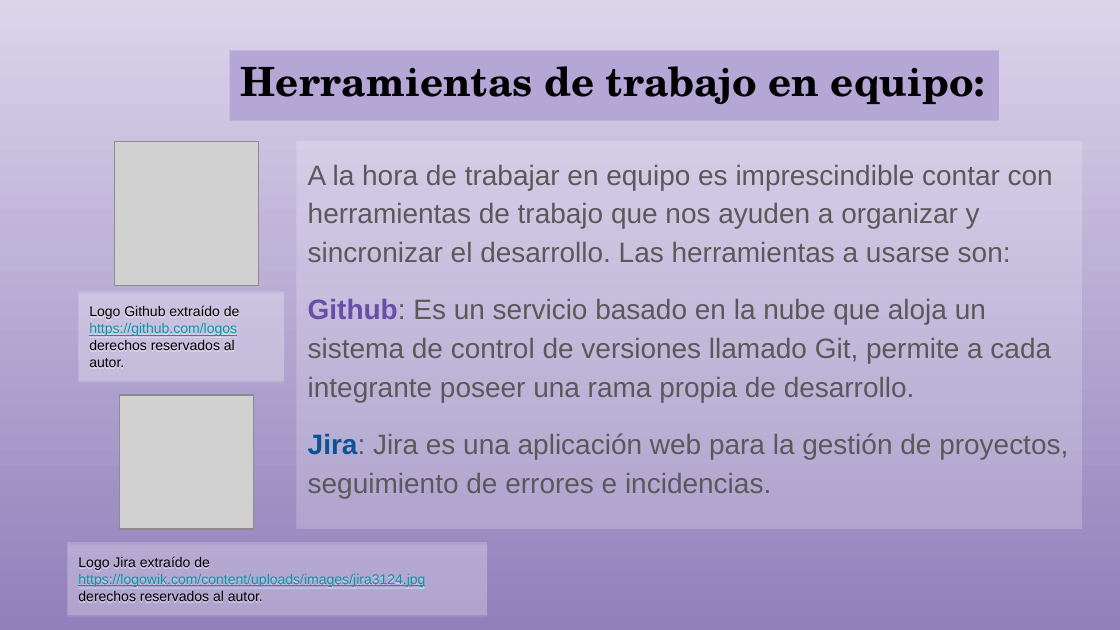
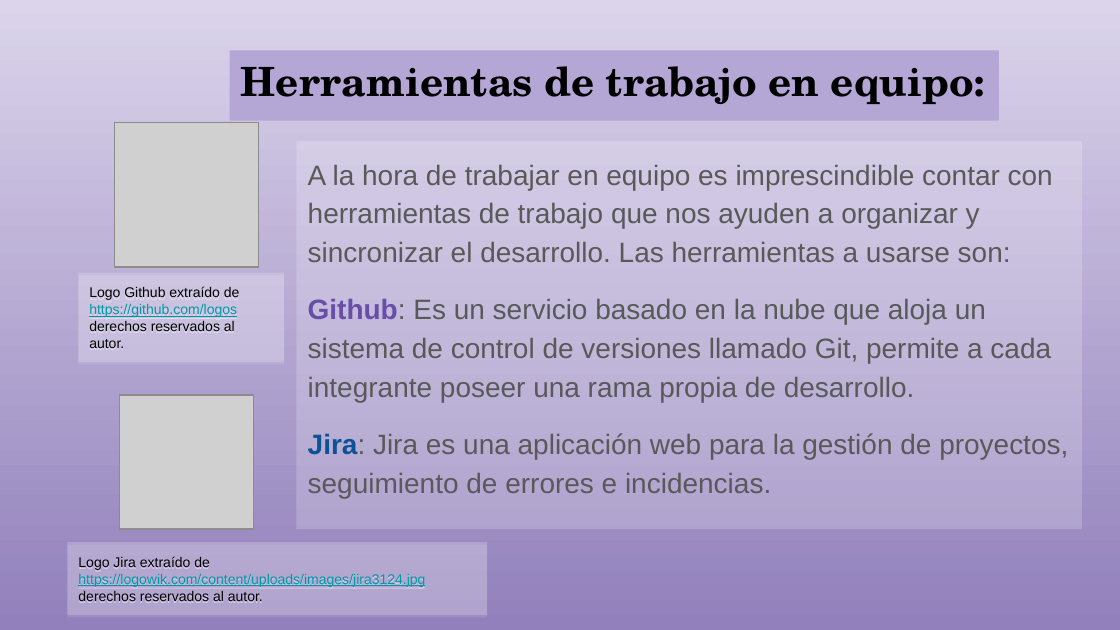
Before and after one commit to raullencinas-frm-utn/Hexajedrez, a slide deck: slide 14 of Hexajedrez - Presentación.odp (slide 11 before the commit). Drawn at 1120x630 pixels with LibreOffice and Linux fonts; fonts in the diff are those of the drawing; grey boxes stand for pictures. Boxes give left, top, right and bottom in pixels: in the first picture for what was removed or moved away, otherwise in the second. Text is boxed around its words. In the diff, an @@ line names an element or a change of style, - is before the commit and + after.

```diff
--- a/Hexajedrez - Presentación.odp
+++ b/Hexajedrez - Presentación.odp
@@ picture moved from (x1=114, y1=141, x2=259, y2=286) to (x1=114, y1=122, x2=259, y2=267) @@
@@ rectangle "Logo Github extraído de https://github.com/logos" moved from (x1=78, y1=291, x2=284, y2=381) to (x1=78, y1=272, x2=284, y2=362) @@
```
Also in this commit, not shown: 5 other slides changed, 11 slides added, 2 slides removed, 1 other file.
